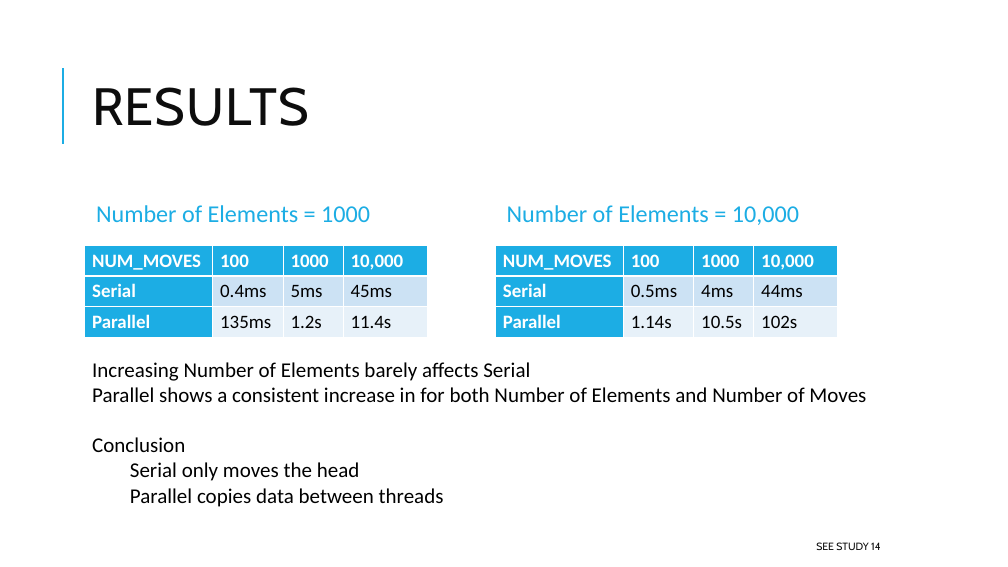
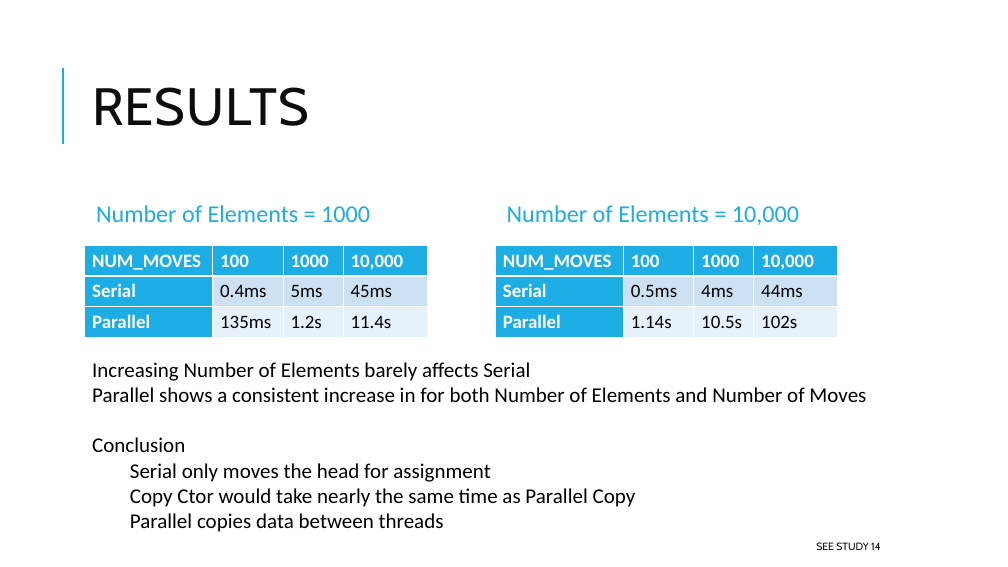
Before and after one commit to xeratol/ConcurrencyAndAlgorithms, a slide deck: slide 8 of docs/04_Parallel_Sort.pptx. Drawn at 1008x567 pixels with LibreOffice and Linux fonts; fonts in the diff are those of the drawing. Boxes give left, top, right and bottom in pixels: in the first picture for what was removed or moved away, otherwise in the second. Text is boxed around its words. In the diff, an @@ line names an element or a change of style, - is before the commit and + after.

```diff
--- a/docs/04_Parallel_Sort.pptx
+++ b/docs/04_Parallel_Sort.pptx
@@ text at (x1=130, y1=463, x2=636, y2=507): text changed @@
-Serial only moves the head
+Serial only moves the head for assignment
+Copy Ctor would take nearly the same time as Parallel Copy
```
Also in this commit, not shown: 1 other slide changed, 6 other files.
